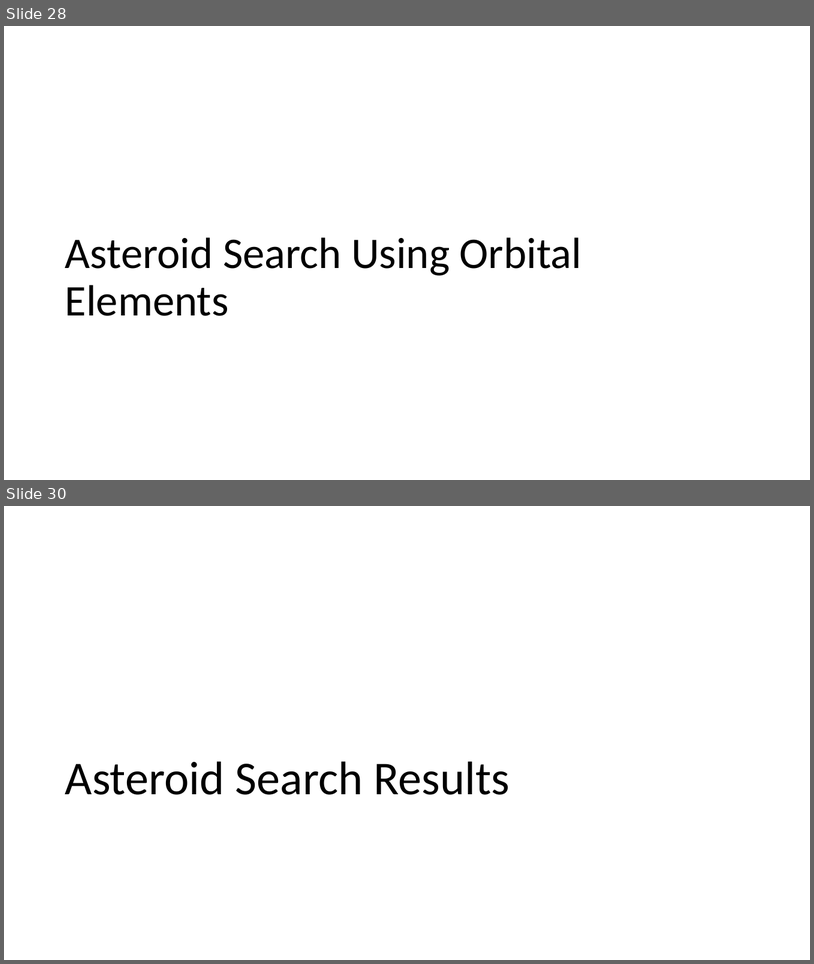
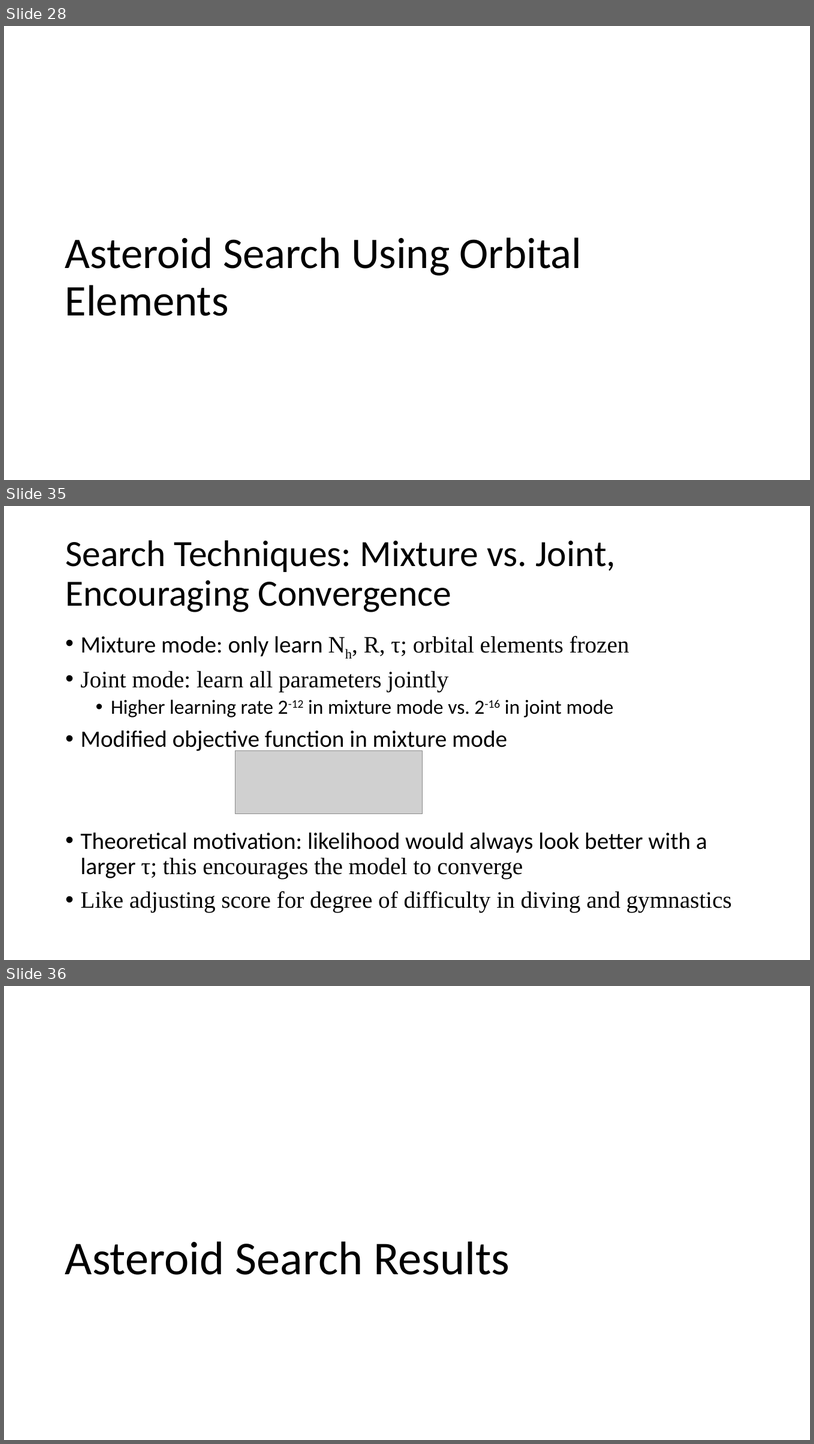
Before and after one commit to memanuel/kepler-sieve, a slide deck: thesis/kepler-sieve-slides.pptx. Shown one above the other, each under a label of ours: slides 28 and 30 before the commit, slides 28, 35 and 36 after it; the slides between them are not shown. The pictures are 814x964 and 814x1444 pixels, drawn with LibreOffice and Linux fonts; fonts in the diff are those of the drawing; grey boxes stand for pictures. Boxes give left, top, right and bottom in pixels: in the first picture for what was removed or moved away, otherwise in the second. Text is boxed around its words. In the diff, an @@ line names an element or a change of style, - is before the commit and + after.

```diff
--- a/thesis/kepler-sieve-slides.pptx
+++ b/thesis/kepler-sieve-slides.pptx
@@ slide 35 added at (4,506,810,960), background #FFFFFF @@
@@ title added at (65,540,616,612), 44 pt, text #000000 @@
+Search Techniques: Mixture vs. Joint, Encouraging Convergence
@@ text added at (81,636,732,912), 28 pt, text #000000 @@
+• Mixture mode: only learn Nh, R, τ; orbital elements frozen
+• Joint mode: learn all parameters jointly
+  • Higher learning rate 2-12 in mixture mode vs. 2-16 in joint mode
+• Modified objective function in mixture mode
+• Theoretical motivation: likelihood would always look better with a larger τ; this encourages the model to converge
+• Like adjusting score for degree of difficulty in diving and gymnastics
@@ picture added at (236,750,423,813) @@
@@ what was slide 30 is now slide 36 @@
```
Also in this commit, not shown: 15 other slides added, 2 slides removed, 3 other files.
